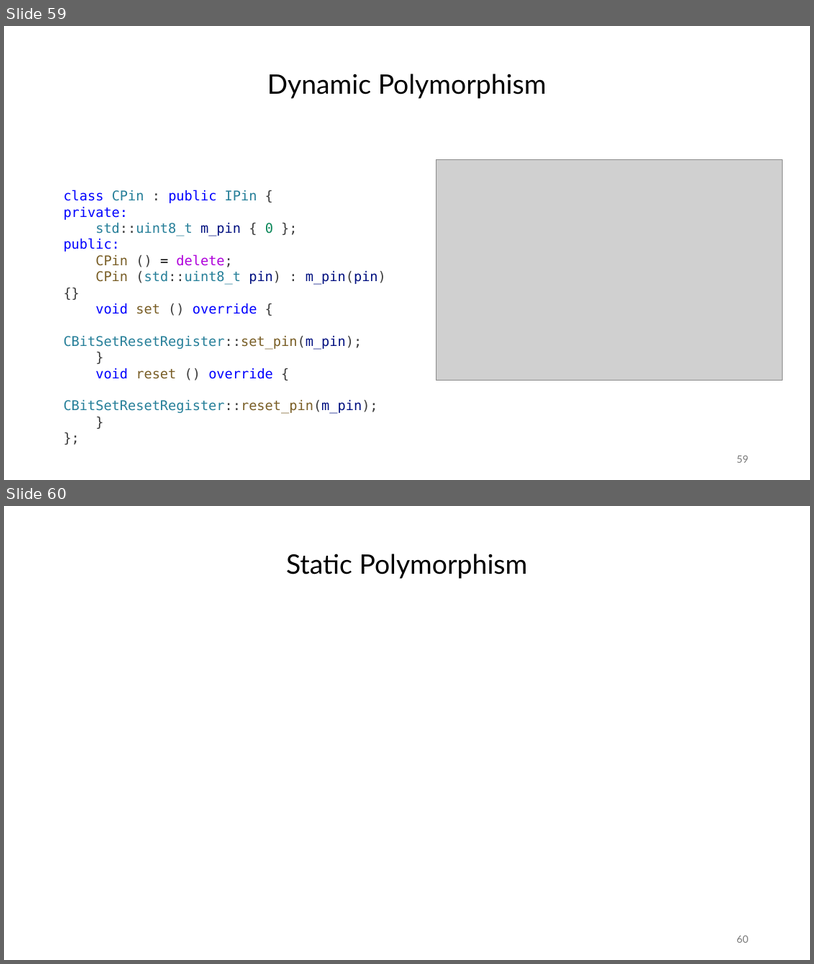
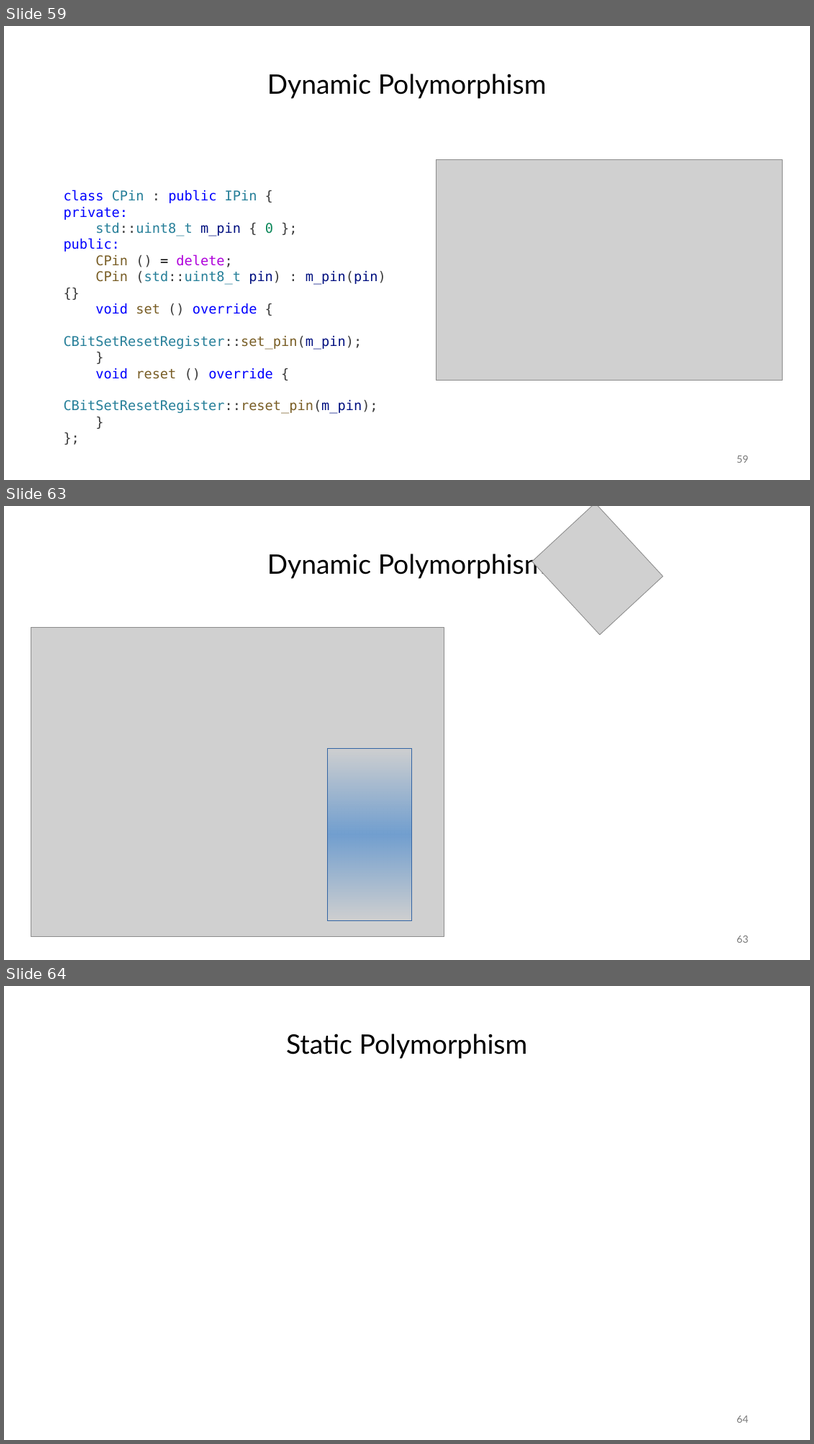
Before and after one commit to janos32783/cppcon_2024_cost_cpp_abstractions, a slide deck: presentation/cppcon.pptx. Shown one above the other, each under a label of ours: slides 59 and 60 before the commit, slides 59, 63 and 64 after it; the slides between them are not shown. The pictures are 814x964 and 814x1444 pixels, drawn with LibreOffice and Linux fonts; fonts in the diff are those of the drawing; grey boxes stand for pictures. Boxes give left, top, right and bottom in pixels: in the first picture for what was removed or moved away, otherwise in the second. Text is boxed around its words. In the diff, an @@ line names an element or a change of style, - is before the commit and + after.

```diff
--- a/presentation/cppcon.pptx
+++ b/presentation/cppcon.pptx
@@ slide 63 added at <box>4,506,810,960</box>, background #FFFFFF @@
@@ picture added at <box>532,506,664,634</box> @@
@@ text added at <box>268,551,547,579</box>, 32 pt, text #000000 @@
+Dynamic Polymorphism
@@ picture added at <box>31,627,444,937</box> @@
@@ rectangle added at <box>328,748,412,921</box>, fill gradient #729FCF, outline #3465A4 0 pt @@
@@ page number added at <box>737,935,748,942</box>, 12 pt, text #787878 @@
+63
@@ what was slide 60 is now slide 64 @@
@@ page number at <box>737,1415,748,1422</box>: text changed @@
-60
+64
```
Also in this commit, not shown: 1 slide changed, 3 other slides added, 2 other files.
